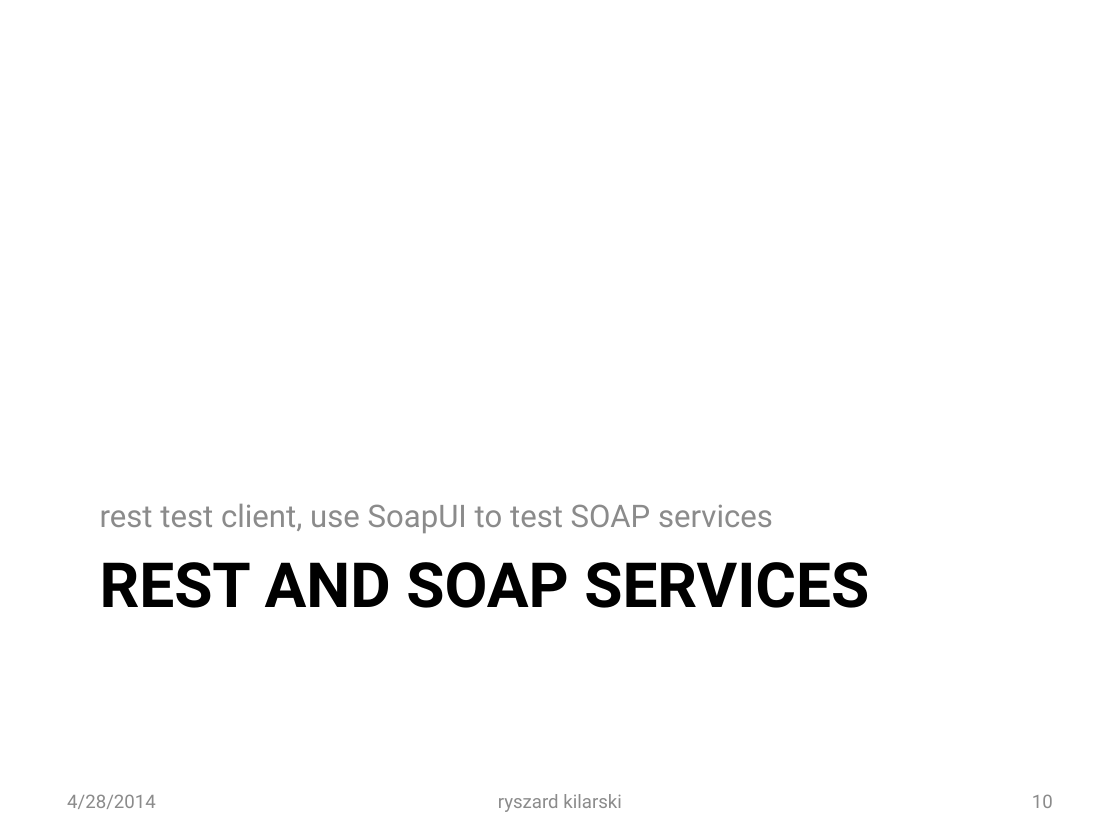
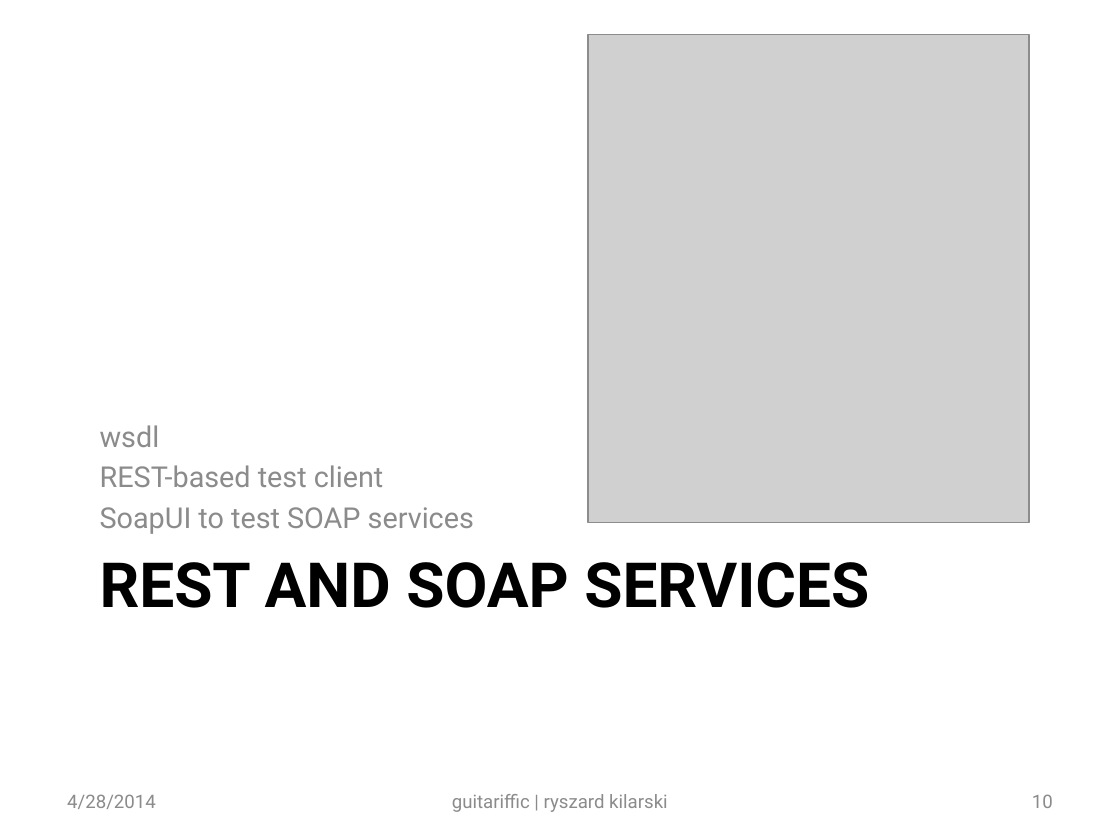
Before and after one commit to rkilarski/ryski-coding, a slide deck: slide 10 of guitarifficWS/Guitariffic Presentation.pptx. Drawn at 1120x840 pixels with LibreOffice and Linux fonts; fonts in the diff are those of the drawing; grey boxes stand for pictures. Boxes give left, top, right and bottom in pixels: in the first picture for what was removed or moved away, otherwise in the second. Text is boxed around its words. In the diff, an @@ line names an element or a change of style, - is before the commit and + after.

```diff
--- a/guitarifficWS/Guitariffic Presentation.pptx
+++ b/guitarifficWS/Guitariffic Presentation.pptx
@@ picture added at (588, 35, 1029, 523) @@
@@ text at (100, 425, 474, 534): text changed; size 20 to 18.5 pt @@
-rest test client, use SoapUI to test SOAP services
+wsdl
+REST-based test client
+SoapUI to test SOAP services
@@ text at (452, 794, 668, 812): text changed @@
-ryszard kilarski
+guitariffic | ryszard kilarski
```
Also in this commit, not shown: 6 other slides changed.
